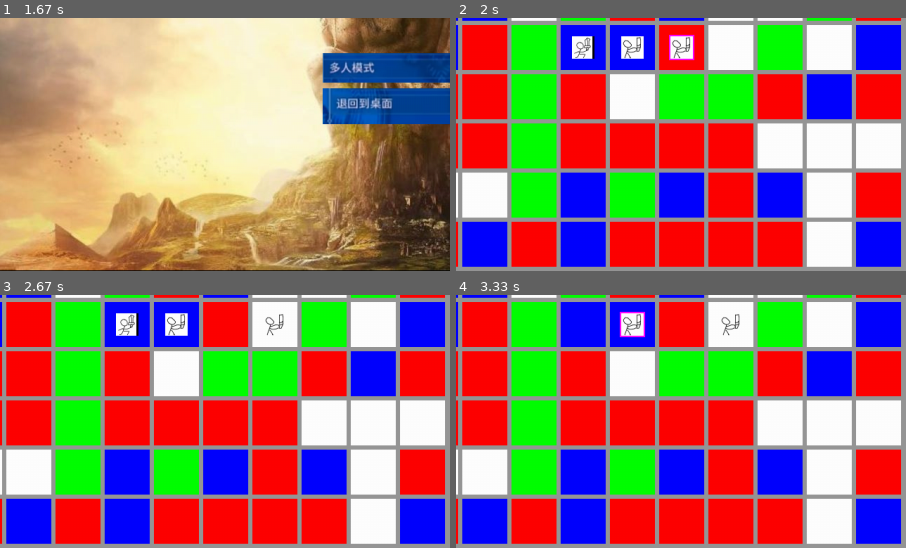
Above: before the commit, frames 1-4 (two rows, left to right).
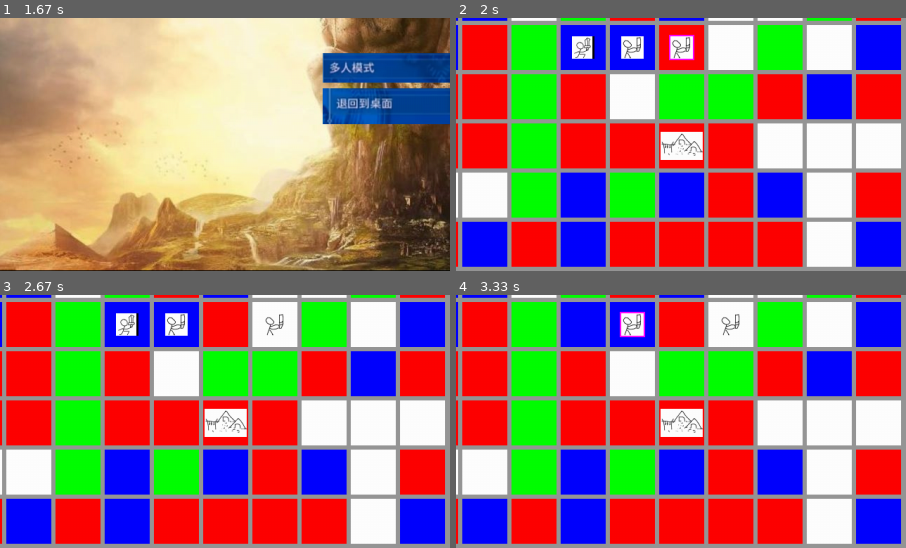
Above: after the commit, the same moments.

Repository: Dichkens/PYGAME
Game: pygame game, started from game/main.py
Same seed, same stepped clock (60 frames per second), same inputs: the game is played once before the commit and once after it.
Inputs (mouse positions are % of the whole screen's width and height, from its top left):
- Up to frame 1 (1.67 s): no input
- Up to frame 2 (2 s): click (62, 59) at 1.88 s
- Up to frame 3 (2.67 s): tap Enter at 2.17 s; hold Right from 2.5 s (still down); tap J at 2.57 s; tap A at 2.65 s
- Up to frame 4 (3.33 s): tap J at 2.87, 3.07 s; release Right at 2.97 s; hold Up 3-3.3 s
The pictures show only the part of the screen within x 6-56%, y 50-100%; the shares and areas given below are measured in that part.

Frame 1 is identical in both runs. In frame 2, 1.1% of the frame differs, in the area x 45-55%, y 44-57%; in frame 3, 1.1%; in frame 4, 1.1%.

Commit message:
城市类

Diff:
--- a/game/main.py
+++ b/game/main.py
@@ -19,12 +19,13 @@
 # mainScreen.get_height() / 2
 
 
-mainBackgroundPic = pygame.image.load("./image/logo.jpg")  # 加载图片
-nextTurnPic = pygame.image.load("./image/turn.png")
-startPic = pygame.image.load("./image/start.png")
-exitPic = pygame.image.load("./image/exit.png")
-braverPic = pygame.image.load("./image/braver.png")
-swordsManPic = pygame.image.load("./image/swordsMan.png")
+mainBackgroundPic = pygame.image.load("./image/logo.jpg")  # 加载封面
+nextTurnPic = pygame.image.load("./image/turn.png")# 加载下一回合
+startPic = pygame.image.load("./image/start.png")# 加载开始按钮
+exitPic = pygame.image.load("./image/exit.png")# 加载离开按钮
+braverPic = pygame.image.load("./image/braver.png")# 加载勇士
+swordsManPic = pygame.image.load("./image/swordsMan.png")# 加载剑士
+tribePic = pygame.image.load("./image/tribe.png")# 加载部落
 
 pygame.mixer.music.load("./music/menu.mp3")  # 加载音乐
 pygame.mixer.music.play()  # 播放音乐
@@ -75,16 +76,16 @@
                     self.dead()
 
 
-class Building(pygame.sprite.Sprite):
+class Building(pygame.sprite.Sprite):#建筑类
     def __init__(self, image, x, y):
         pygame.sprite.Sprite.__init__(self)
         self.placeX = x
         self.placeY = y
-        self.image = pygame.Surface([20, 20])
+        self.image = pygame.Surface([60, 40])
         self.image.fill(image)
         self.rect = self.image.get_rect()
-        self.rect.x = 110 + self.placeX * 50
-        self.rect.y = 110 + self.placeY * 50
+        self.rect.x = 22 + self.placeX * 70
+        self.rect.y = 32 + self.placeY * 70
 
 
 class Block(object):
@@ -113,6 +114,10 @@
     building = Building(color, x, y)
     gamemap[x][y].ifBuilding = True
     group.add(building)
+    if buildingtype == "tribe":
+        building.image.blit(tribePic, (0, 0))
+        building.life = 25
+        building.attack = 3
 
 
 startArea = pygame.Rect(mainScreen.get_width() / 2 - 100, mainScreen.get_height() / 2 + 50,
@@ -164,9 +169,11 @@
     numOfRound = 0
     unitNum = 0
     test_group = pygame.sprite.Group()
+    building_group = pygame.sprite.Group()
     createArmyUnit(5, 5, 5, BLACK, test_group, gameMap, "braver")
     createArmyUnit(5, 4, 5, BLACK, test_group, gameMap, "braver")
     createArmyUnit(5, 3, 5, BLACK, test_group, gameMap, "swordsMan")
+    createBuilding(5, 7, BLACK, building_group, gameMap, "tribe")
     nowUnit = test_group.sprites()[unitNum]
 
     nextTurnArea = pygame.Rect((1200, 600), windowSize)  # 下一回合点击区域
@@ -205,7 +212,8 @@
                 numOfRound += 1
                 ifRoundEnd = False
                 for a in test_group:
-                    a.restMoveStep = a.maxMoveStep
+                    if a is nowUnit:
+                        a.restMoveStep = a.maxMoveStep
                 unitNum = 0
             groupLength = len(test_group.sprites())
             mainScreen.fill((150, 150, 150))  # 循环的绘制部分
@@ -231,6 +239,7 @@
                     pygame.draw.rect(mainScreen, gameMap[i][j].mapColor, mapBlockDis)
             renderNow = pygame.Rect(34 + nowUnit.placeX * 70, 34 + nowUnit.placeY * 70, 36, 36)
             pygame.draw.rect(mainScreen, (255, 0, 255), renderNow)
+            building_group.draw(mainScreen)
             test_group.draw(mainScreen)
             pygame.display.update()
             gameClock.tick(60)
Binary file changed: game/image/tribe.png
